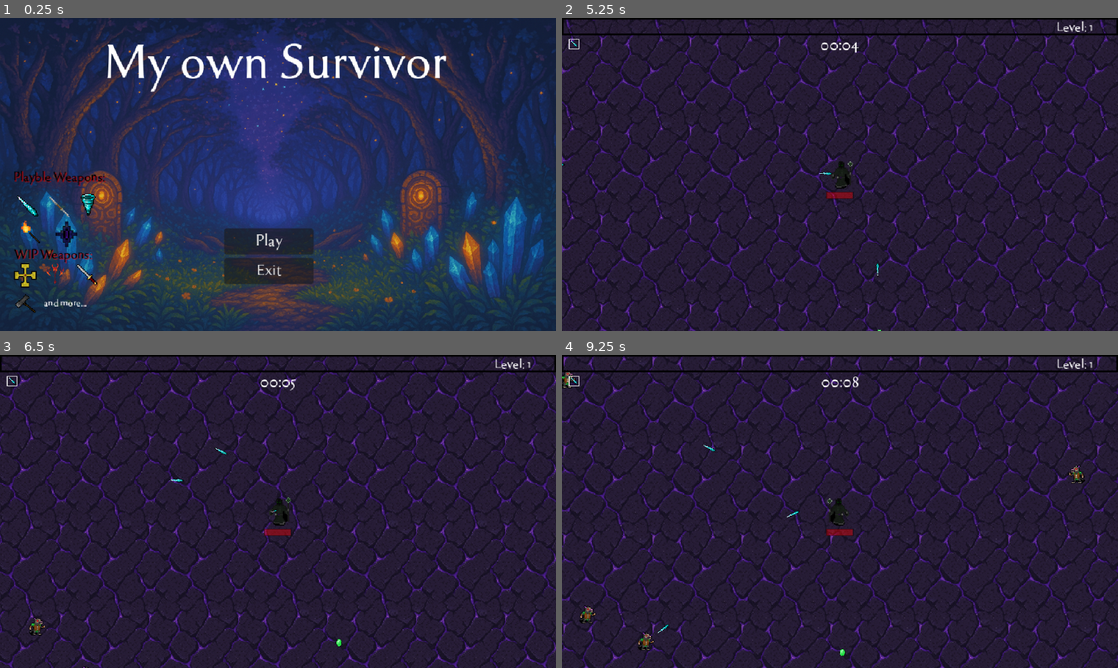
Above: before the commit, frames 1-4 (two rows, left to right).
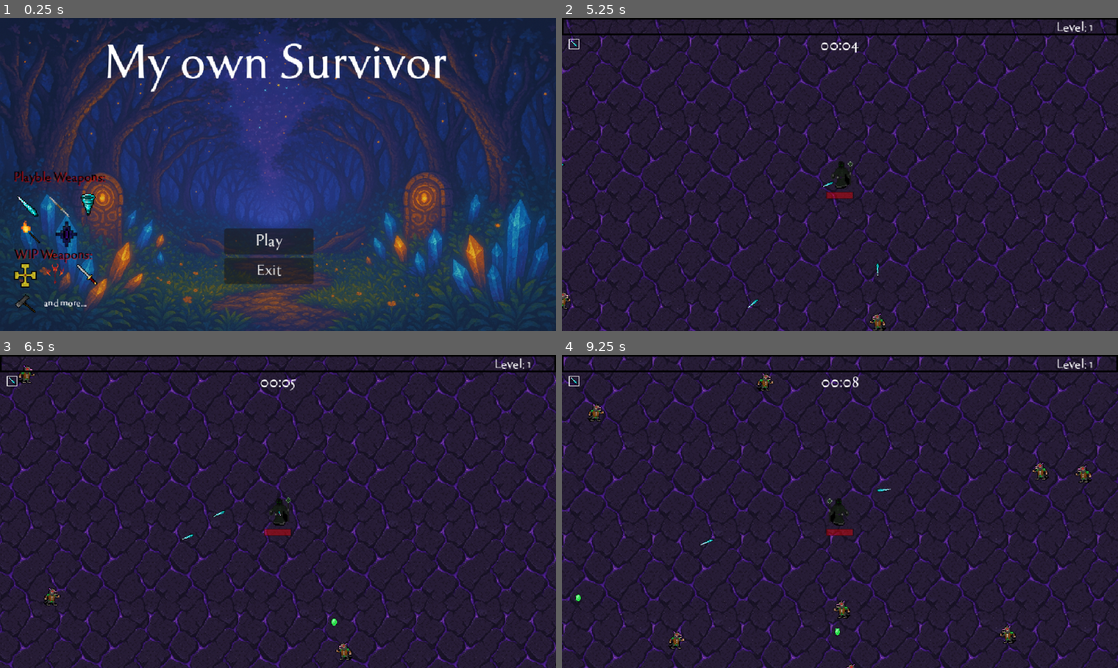
Above: after the commit, the same moments.

Repository: Artoodi/MySurvivor-Work-In-Progress
Game: Godot game, scene res://TitleScreen/menu.tscn
Two runs of this game, one before a commit and one after it. Both use one fixed random seed, a clock stepped at 60 frames per second and the inputs below. Sound files missing from this copy of the repository are replaced by a short silence.
Inputs (mouse positions are in pixels of both pictures, inside the frame that each line leads up to):
- Up to frame 1 (0.25 s): no input
- Up to frame 2 (5.25 s): click "Play" at 0.5 s; move the mouse to (962, 158) at 1.27 s; hold D (right) 1.28-2.03 s; click (962, 158) at 1.35 s; move the mouse to (728, 190) at 2.02 s; hold S (down) 2.03-2.78 s; click (728, 190) at 2.1 s; move the mouse to (895, 105) at 2.77 s; hold D (right) 2.78-3.53 s; click (895, 105) at 2.85 s; move the mouse to (812, 237) at 3.52 s; hold W (up) 3.53-4.28 s; click (812, 237) at 3.6 s; move the mouse to (1006, 221) at 4.27 s; hold A (left) from 4.28 s (still down); click (1006, 221) at 4.35 s; move the mouse to (673, 127) at 5.02 s; click (673, 127) at 5.1 s
- Up to frame 3 (6.5 s): move the mouse to (305, 511) at 5.77 s; release A (left) at 5.78 s; hold S (down) from 5.78 s (still down); click (305, 511) at 5.85 s
- Up to frame 4 (9.25 s): move the mouse to (756, 433) at 6.52 s; release S (down) at 6.53 s; hold D (right) 6.53-7.28 s; click (756, 433) at 6.6 s; move the mouse to (962, 495) at 7.27 s; hold W (up) 7.28-8.03 s; click (962, 495) at 7.35 s; move the mouse to (728, 527) at 8.02 s; hold D (right) 8.03-8.78 s; click (728, 527) at 8.1 s; move the mouse to (895, 442) at 8.77 s; hold S (down) from 8.78 s (still down); click (895, 442) at 8.85 s

The runs differ from the first frame. In frame 1, 11% of the frame differs, in the area x 0-100%, y 0-100%; in frame 2, 0.2%; in frame 3, 0.5%; in frame 4, 1.2%.

Commit message:
update a new enemy

Diff:
--- /dev/null
+++ b/Enemy/enemy_skeleton_special.tscn
@@ -0,0 +1,17 @@
+[gd_scene load_steps=3 format=3 uid="uid://hhoy4byew233"]
+
+[ext_resource type="PackedScene" uid="uid://cbmnfeot0gra8" path="res://Enemy/enemy_skeleton.tscn" id="1_slyem"]
+[ext_resource type="Texture2D" uid="uid://bkgkio3uw54no" path="res://Textures/Enemy/skeleton_special.png" id="2_w6vof"]
+
+[node name="enemy_skeleton_special" instance=ExtResource("1_slyem")]
+movement_speed = 80.0
+hp = 1
+knockback_recovery = 0.0
+experience = 1
+enemy_damage = 1
+
+[node name="Sprite2D" parent="." index="0"]
+texture = ExtResource("2_w6vof")
+
+[editable path="HurtBox"]
+[editable path="HitBox"]
--- a/TitleScreen/menu.tscn
+++ b/TitleScreen/menu.tscn
@@ -30,8 +30,8 @@
 color = Color(0.395457, 0.454173, 0.291202, 1)
 
 [node name="Background" type="Sprite2D" parent="."]
-position = Vector2(323, 181)
-scale = Vector2(0.420573, 0.359375)
+position = Vector2(325.5, 183.5)
+scale = Vector2(0.423828, 0.364258)
 texture = ExtResource("2_3iml8")
 
 [node name="Label" type="Label" parent="."]
--- a/World/world.tscn
+++ b/World/world.tscn
@@ -12,13 +12,14 @@
 [ext_resource type="PackedScene" uid="uid://cvsnbqchuful2" path="res://Enemy/enemy_demon_little.tscn" id="10_w47uh"]
 [ext_resource type="PackedScene" uid="uid://cbmnfeot0gra8" path="res://Enemy/enemy_skeleton.tscn" id="11_h2aik"]
 [ext_resource type="PackedScene" uid="uid://b02k2e7nlmkeg" path="res://Enemy/enemy_skeleton_armed.tscn" id="12_0wqet"]
+[ext_resource type="PackedScene" uid="uid://hhoy4byew233" path="res://Enemy/enemy_skeleton_special.tscn" id="13_0wqet"]
 
 [sub_resource type="Resource" id="Resource_03m25"]
 script = ExtResource("5_jj7s8")
 time_start = 0
 time_end = 30
 enemy = ExtResource("4_ee8bm")
-enemy_num = 1
+enemy_num = 2
 enemy_spawn_delay = 0
 
 [sub_resource type="Resource" id="Resource_ij20a"]
@@ -26,7 +27,7 @@
 time_start = 30
 time_end = 210
 enemy = ExtResource("4_ee8bm")
-enemy_num = 2
+enemy_num = 3
 enemy_spawn_delay = 0
 
 [sub_resource type="Resource" id="Resource_68oxv"]
@@ -34,7 +35,7 @@
 time_start = 60
 time_end = 180
 enemy = ExtResource("6_rumbx")
-enemy_num = 1
+enemy_num = 2
 enemy_spawn_delay = 1
 
 [sub_resource type="Resource" id="Resource_l8y0x"]
@@ -112,6 +113,15 @@
 enemy_spawn_delay = 2
 metadata/_custom_type_script = "uid://c75jqp7mvsbhk"
 
+[sub_resource type="Resource" id="Resource_oeat8"]
+script = ExtResource("5_jj7s8")
+time_start = 180
+time_end = 300
+enemy = ExtResource("13_0wqet")
+enemy_num = 50
+enemy_spawn_delay = 30
+metadata/_custom_type_script = "uid://c75jqp7mvsbhk"
+
 [node name="World" type="Node2D"]
 
 [node name="Background" type="Sprite2D" parent="."]
@@ -126,6 +136,6 @@
 [node name="Player" parent="." instance=ExtResource("2_40uwv")]
 
 [node name="EnemySpawner" parent="." instance=ExtResource("3_p01g4")]
-spawns = Array[ExtResource("5_jj7s8")]([SubResource("Resourc …(310 unchanged characters)… e_awrha"), SubResource("Resource_f23eu")])
+spawns = Array[ExtResource("5_jj7s8")]([SubResource("Resourc …(310 unchanged characters)… e_awrha"), SubResource("Resource_f23eu"), SubResource("Resource_oeat8")])
 
 [node name="Loot" type="Node2D" parent="." groups=["loot"]]
Not shown: 1 places in Enemy/enemy_skeleton.tscn that only renumber resources
Binary file added: Textures/Enemy/skeleton_special.png
Not shown: 1 places in World/world.tscn that only renumber resources
Not shown, added: My Survivor.pck
Not shown, added: My_Survivor_Demo_V0.02.zip
